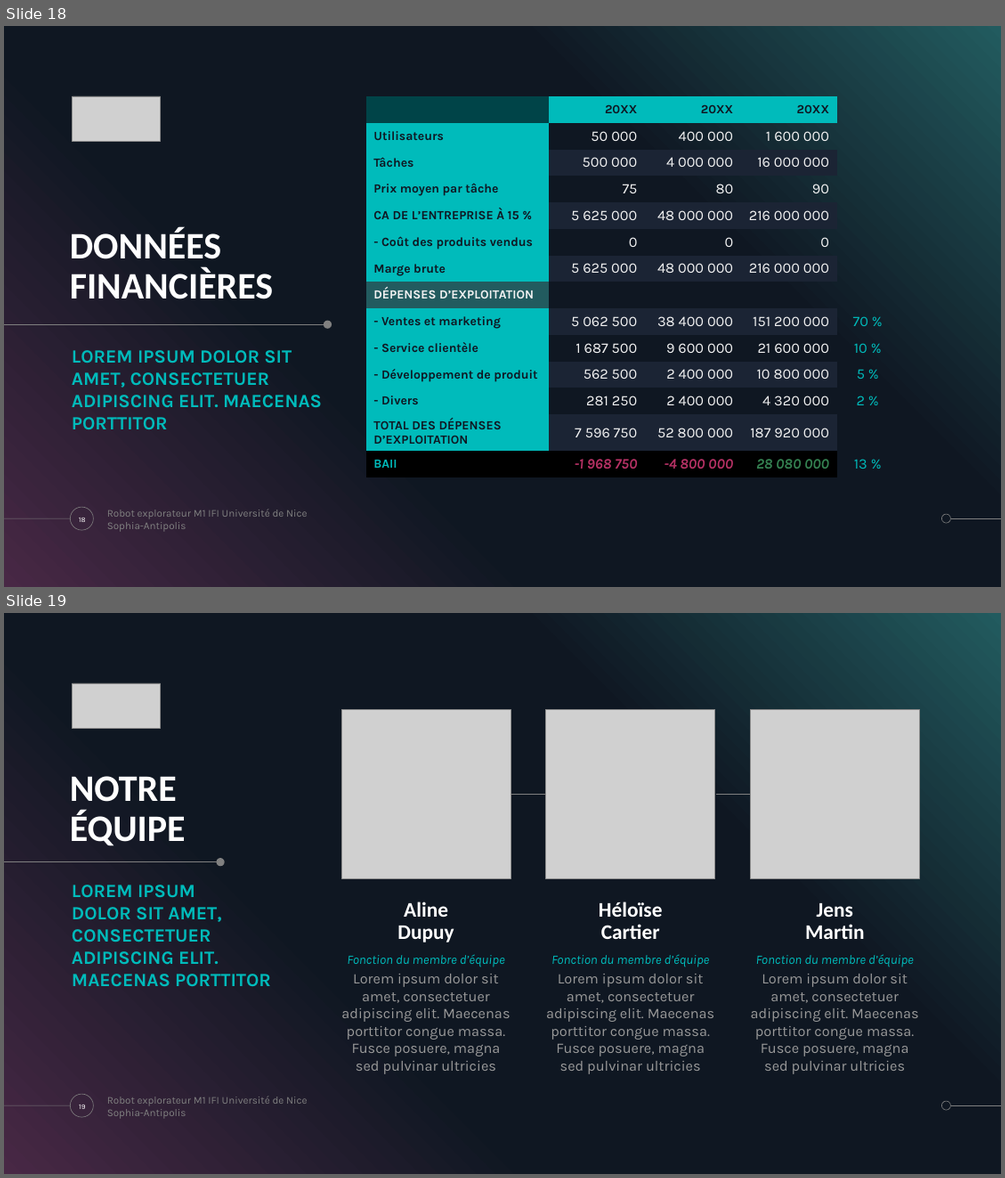
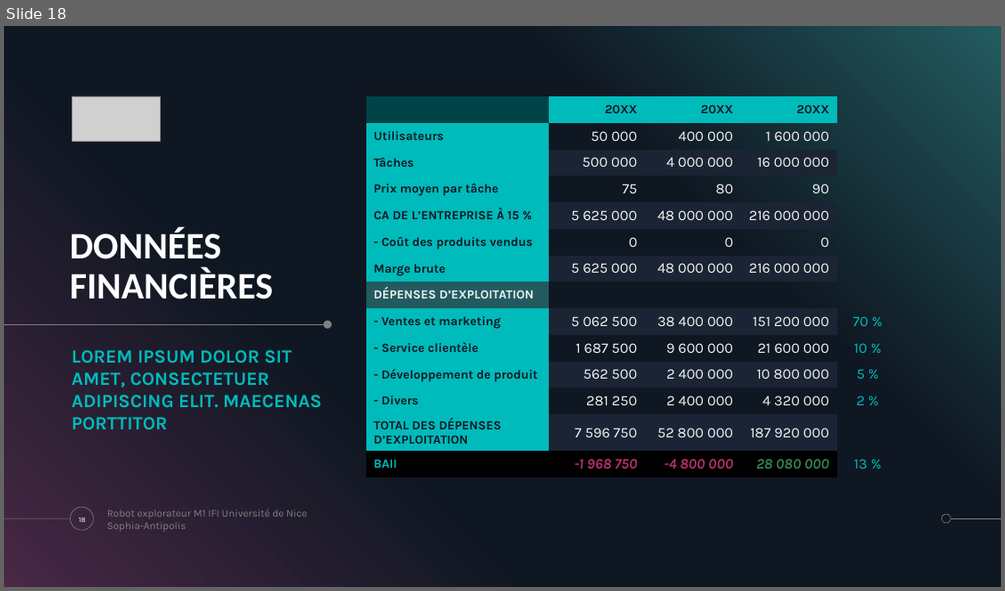
Before and after one commit to ChloeMaccarinelli/TER_M1_S2, a slide deck: doc/Diapo_LOTFI_MACCARINELLI_MARION.pptx. Shown one above the other, each under a label of ours: slides 18 and 19 before the commit, slide 18 after it. The pictures are 1005x1178 and 1005x591 pixels, drawn with LibreOffice and Linux fonts; fonts in the diff are those of the drawing; grey boxes stand for pictures. Boxes give left, top, right and bottom in pixels: in the first picture for what was removed or moved away, otherwise in the second. Text is boxed around its words. In the diff, an @@ line names an element or a change of style, - is before the commit and + after.

```diff
--- a/doc/Diapo_LOTFI_MACCARINELLI_MARION.pptx
+++ b/doc/Diapo_LOTFI_MACCARINELLI_MARION.pptx
@@ slide 19 removed at bbox=[4, 613, 1001, 1174], background #000000; not listed: 5 template elements that a slide beside it also shows @@
@@ picture removed at bbox=[72, 683, 161, 728] @@
@@ picture removed at bbox=[342, 709, 511, 878] @@
@@ picture removed at bbox=[546, 709, 715, 878] @@
@@ picture removed at bbox=[751, 709, 919, 878] @@
@@ title removed at bbox=[70, 776, 186, 846] @@
-NOTRE
-ÉQUIPE
@@ line removed from (511, 795) to (546, 795) @@
@@ line removed from (716, 794) to (751, 794) @@
@@ line removed from (4, 862) to (218, 862) @@
@@ ellipse removed at bbox=[217, 858, 225, 866] @@
@@ text removed at bbox=[72, 884, 271, 986] @@
-LOREM IPSUM
-DOLOR SIT AMET, CONSECTETUER ADIPISCING ELIT. MAECENAS PORTTITOR
@@ text removed at bbox=[397, 901, 453, 942] @@
-Aline
-Dupuy
@@ text removed at bbox=[599, 901, 663, 939] @@
-Héloïse
-Cartier
@@ text removed at bbox=[805, 903, 864, 939] @@
-Jens
-Martin
@@ text removed at bbox=[347, 954, 505, 967] @@
-Fonction du membre d’équipe
@@ text removed at bbox=[551, 955, 710, 967] @@
-Fonction du membre d’équipe
@@ text removed at bbox=[756, 954, 914, 967] @@
-Fonction du membre d’équipe
@@ text removed at bbox=[341, 973, 510, 1074] @@
-Lorem ipsum dolor sit amet, consectetuer adipiscing elit. Maecenas porttitor congue massa. Fusce posuere, magna sed pulvinar ultricies
@@ text removed at bbox=[546, 973, 715, 1074] @@
-Lorem ipsum dolor sit amet, consectetuer adipiscing elit. Maecenas porttitor congue massa. Fusce posuere, magna sed pulvinar ultricies
@@ text removed at bbox=[751, 973, 919, 1074] @@
-Lorem ipsum dolor sit amet, consectetuer adipiscing elit. Maecenas porttitor congue massa. Fusce posuere, magna sed pulvinar ultricies
@@ page number removed at bbox=[79, 1104, 85, 1109] @@
-19
@@ text removed at bbox=[107, 1095, 307, 1119] @@
-Robot explorateur M1 IFI Université de Nice Sophia-Antipolis
```
Also in this commit, not shown: 1 slide changed, 1 other file.
